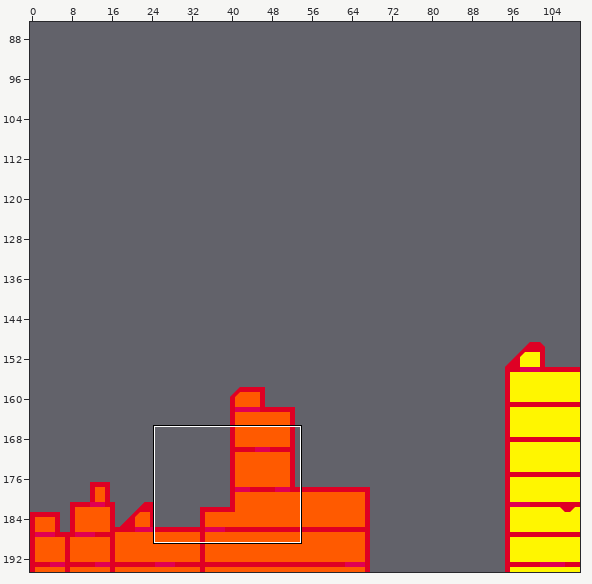
Tiled map, stored at maps/nivel_1_1.tmx. The first picture is a wide view before the edit; the outline marks the close-up.
Close-up. As it was:
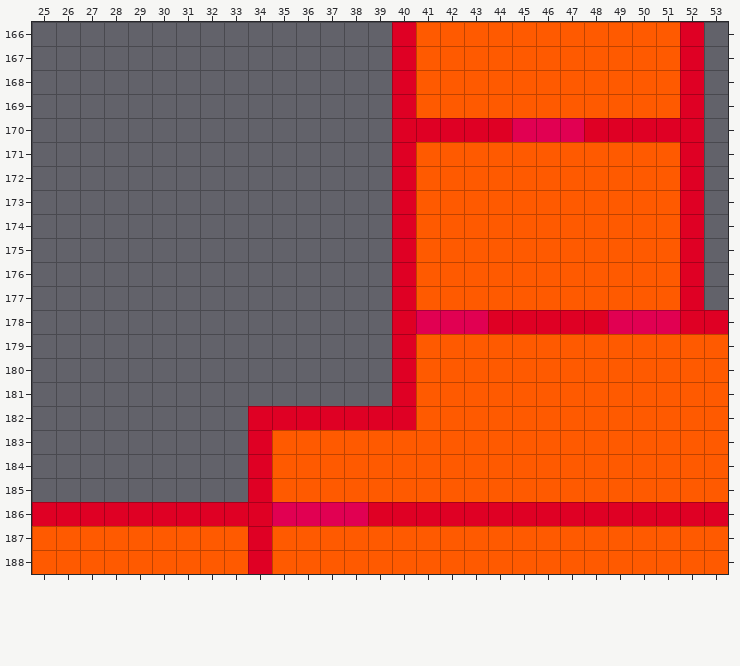
Cells are 32x32 px. Shown: x 25..53, y 166..188. The commit also changed other parts of the map, which this record leaves out.
Now the later version:
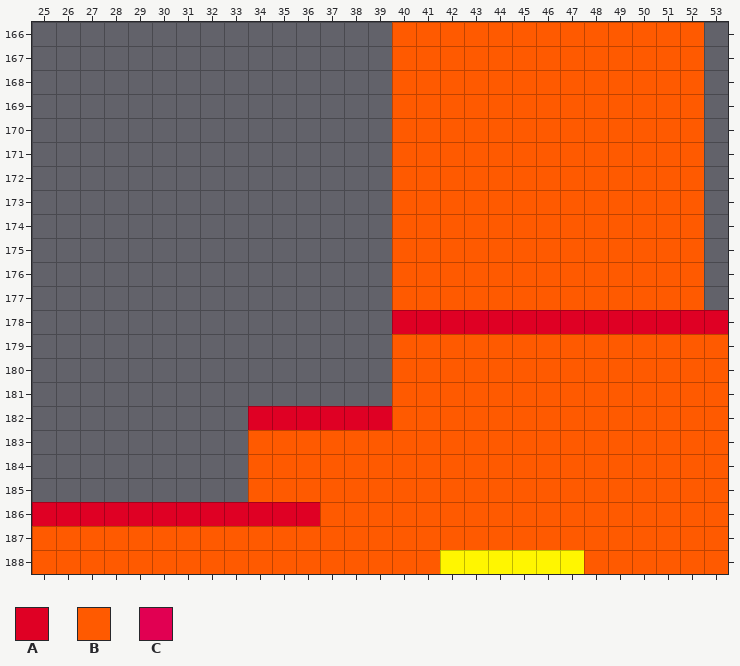
Key: from "Sin título-1": A 2, B 9, C 11.
_ is an empty cell, . an unchanged one.
The exact change:
--- layer "B1" (now hidden)
@@ x 34..53 @@
-166 ......A...........A.
-167 ......A...........A.
-168 ......A...........A.
-169 ......A...........A.
-170 ......AAAAACCCAAAAA.
-171 ......A...........A.
-172 ......A...........A.
-173 ......A...........A.
-174 ......A...........A.
-175 ......A...........A.
-176 ......A...........A.
-177 ......A...........A.
-178 .......CCC.....CCC..
-179 ......A.............
-180 ......A.............
-181 ......A.............
-182 ......A.............
-183 A...................
-184 A...................
-185 A...................
-186 .CCCCAAAAAAAAAAAAAAA
-187 A...................
-188 A.......BBBBBB......
+166 ......_..........._.
+167 ......_..........._.
+168 ......_..........._.
+169 ......_..........._.
+170 ......_____________.
+171 ......_..........._.
+172 ......_..........._.
+173 ......_..........._.
+174 ......_..........._.
+175 ......_..........._.
+176 ......_..........._.
+177 ......_..........._.
+178 .......___.....___..
+179 ......_.............
+180 ......_.............
+181 ......_.............
+182 ......_.............
+183 _...................
+184 _...................
+185 _...................
+186 .___________________
+187 _...................
+188 _.......______......
Pixel boxes of the changes (left, top, right, bottom) in both close-ups:
removed: (392, 22, 704, 430)
removed: (248, 430, 728, 574)
